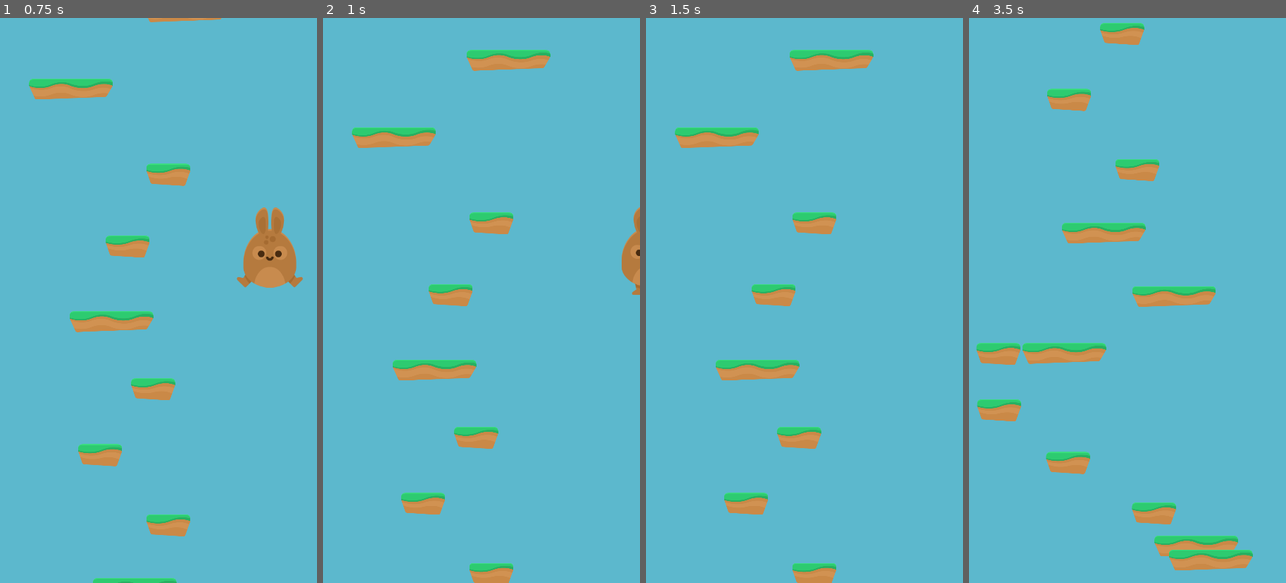
Above: before the commit, frames 1-4 (left to right).
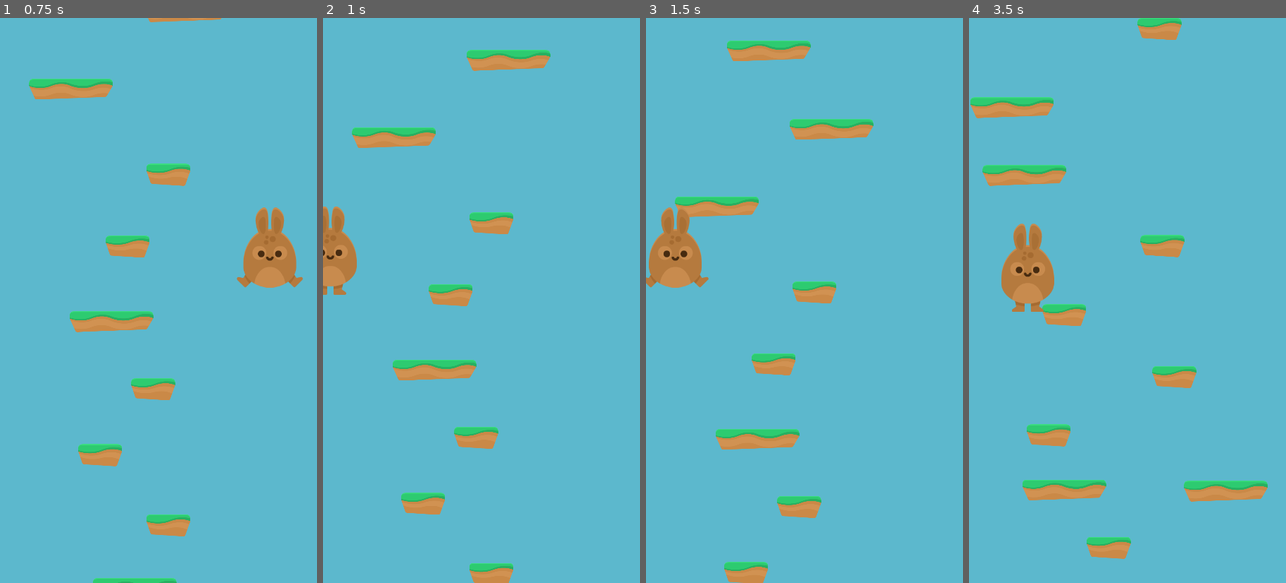
Above: after the commit, the same moments.

Repository: guilhermehto/platform-jump
Game: Godot game, scene res://scenes/Game.tscn
Same seed, same stepped clock (60 frames per second), same inputs: the game is played once before the commit and once after it.
Inputs:
- Up to frame 1 (0.75 s): tap Enter (ui_accept) at 0.5 s; hold Right (ui_right) from 0.53 s (still down); hold Enter (ui_accept) from 0.53 s (still down)
- Up to frame 2 (1 s): keep holding Right (ui_right); keep holding Enter (ui_accept)
- Up to frame 3 (1.5 s): release Right (ui_right) at 1.28 s; release Enter (ui_accept) at 1.28 s; hold Left (ui_left) from 1.28 s (still down); tap Enter (ui_accept) at 1.35 s
- Up to frame 4 (3.5 s): tap Enter (ui_accept) at 1.52, 1.82, 2.85, 3.02, 3.32 s; release Left (ui_left) at 2.03 s; hold Enter (ui_accept) 2.03-2.78 s; hold Right (ui_right) from 2.03 s (still down)

Frame 1 is identical in both runs. In frame 2, 1.8% of the frame differs, in the area x 0-100%, y 33-49%; in frame 3, 11%; in frame 4, 16%, in the area x 0-95%, y 0-98%.

Commit message:
Spawning more platforms, restarting the game, teleporting the player

Diff:
--- a/scenes/Game.tscn
+++ b/scenes/Game.tscn
@@ -29,3 +29,5 @@
 [node name="Player" parent="." index="4" instance=ExtResource( 4 )]
 
 position = Vector2( 512.846, 32.3212 )
+
+[connection signal="just_jumped" from="Player" to="." method="_on_Player_just_jumped"]
--- a/scenes/Player.tscn
+++ b/scenes/Player.tscn
@@ -26,11 +26,13 @@
 
 [node name="Player" type="KinematicBody2D"]
 
+z_index = 1
 input_pickable = false
 collision_layer = 1
 collision_mask = 1
 collision/safe_margin = 0.08
 script = ExtResource( 1 )
+_sections_unfolded = [ "Z Index" ]
 speed = 500
 
 [node name="CollisionShape2D" type="CollisionShape2D" parent="." index="0"]
--- a/scripts/Game.gd
+++ b/scripts/Game.gd
@@ -42,3 +42,11 @@
 	current_max_interval += 7.5
 	current_max_interval = clamp(current_max_interval, MIN_INTERVAL, MAX_INTERVAL)
 	current_min_interval = clamp(current_min_interval, MIN_INTERVAL, MAX_INTERVAL / 0.75)
+
+
+
+
+
+func _on_Player_just_jumped():
+	for counter in range(3):
+		_spawn_platform()
--- a/scripts/Player.gd
+++ b/scripts/Player.gd
@@ -16,6 +16,10 @@
 var jumping = false
 var current_jump_force = 0
 var current_gravity = 0
+var highest_reached_position = 300
+var death_position_offset = 1200
+
+signal just_jumped
 
 
 
@@ -34,12 +38,18 @@
 		_decrement_jump(delta)
 
 
+	highest_reached_position = position.y if position.y < highest_reached_position else highest_reached_position
+	if position.y >= highest_reached_position + death_position_offset:
+		die()
+
 	if Input.is_action_pressed("ui_left"):
 		position.x -= speed * delta
 	elif Input.is_action_pressed("ui_right"):
 		position.x += speed * delta
 	elif Input.is_action_pressed("ui_accept"):
 		jump()
+
+	_check_boundaries()
 
 
 
@@ -52,7 +62,11 @@
 	jumping = true
 	current_jump_force = JUMP_FORCE
 	animated_sprite.play("jump")
+	emit_signal("just_jumped")
 
+
+func die():
+	get_tree().reload_current_scene()
 
 
 func _increment_gravity(delta):
@@ -66,3 +80,11 @@
 		current_jump_force = 0
 		jumping = false
 		animated_sprite.play("idle")
+
+
+
+func _check_boundaries():
+	if position.x > screen_width:
+		position.x = 0
+	elif position.x < 0:
+		position.x = screen_width
